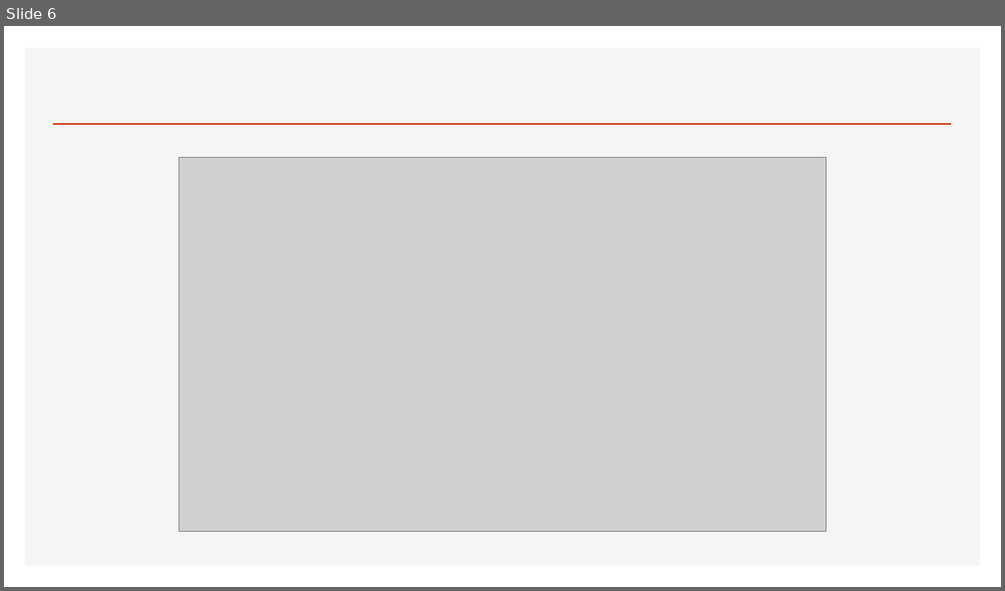
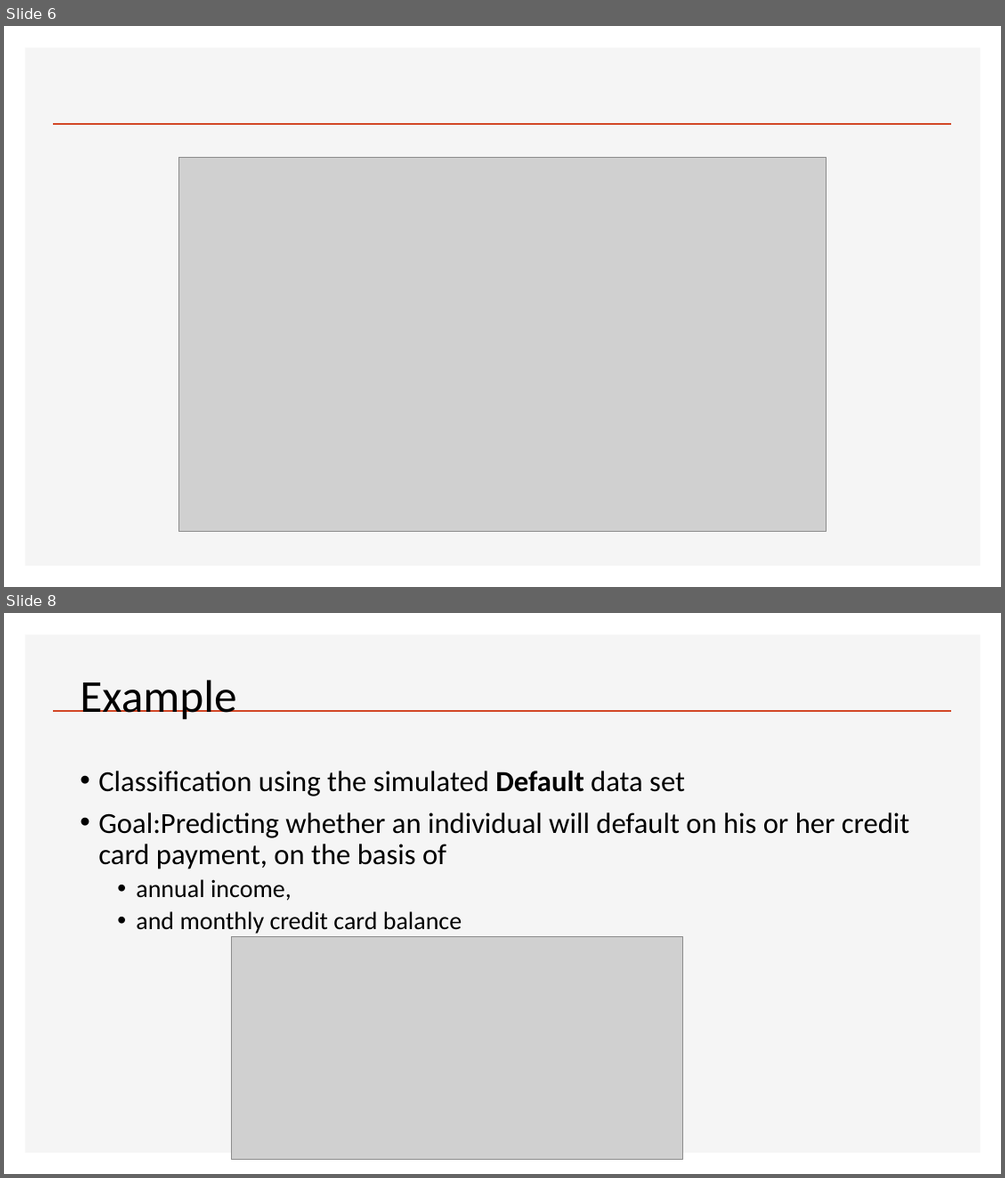
Before and after one commit to duonghung86/Kaggle-competition, a slide deck: Titanic 1.pptx. Shown one above the other, each under a label of ours: slide 6 before the commit, slides 6 and 8 after it; the slides between them are not shown. The pictures are 1005x591 and 1005x1178 pixels, drawn with LibreOffice and Linux fonts; fonts in the diff are those of the drawing; grey boxes stand for pictures; background and template pictures are left out. Boxes give left, top, right and bottom in pixels: in the first picture for what was removed or moved away, otherwise in the second. Text is boxed around its words. In the diff, an @@ line names an element or a change of style, - is before the commit and + after.

```diff
--- a/Titanic 1.pptx
+++ b/Titanic 1.pptx
@@ slide 8 added at (x1=4, y1=613, x2=1001, y2=1174), background #FFFFFF; not listed: 2 template elements that a slide beside it also shows @@
@@ title added at (x1=80, y1=680, x2=236, y2=720), 44 pt, text #000000 @@
+Example
@@ text added at (x1=98, y1=771, x2=909, y2=933), 28 pt, text #000000 @@
+• Classification using the simulated Default data set
+• Goal:Predicting whether an individual will default on his or her credit card payment, on the basis of
+  • annual income,
+  • and monthly credit card balance
@@ picture added at (x1=231, y1=937, x2=682, y2=1159) @@
```
Also in this commit, not shown: 6 slides changed, 4 other slides added.
